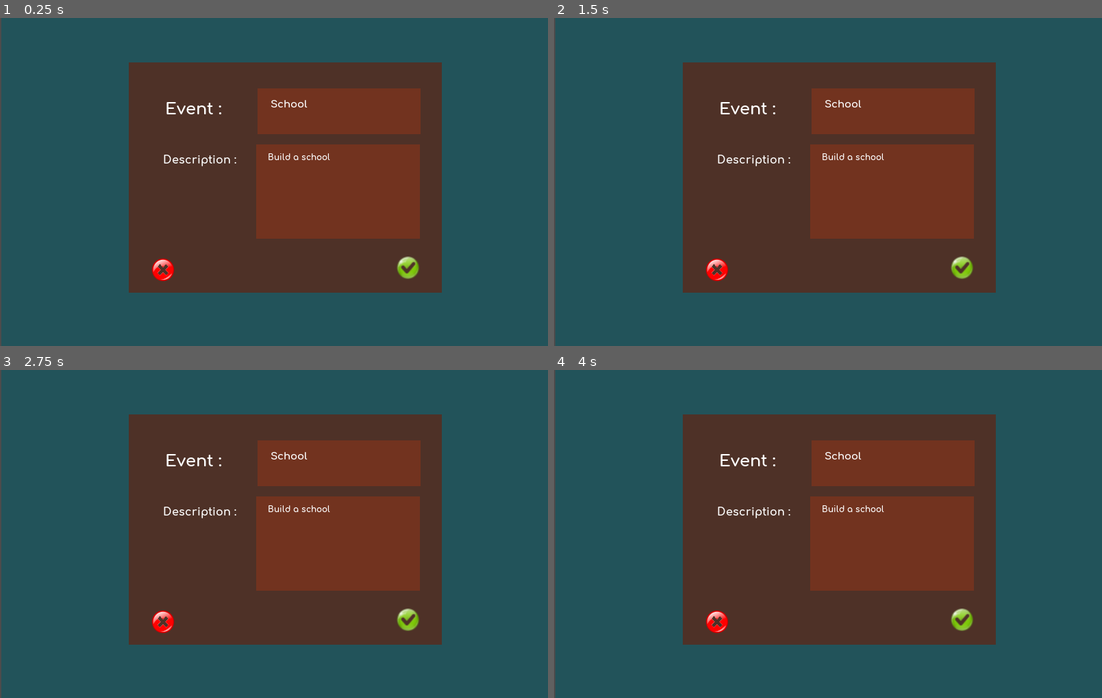
Above: before the commit, frames 1-4 (two rows, left to right).
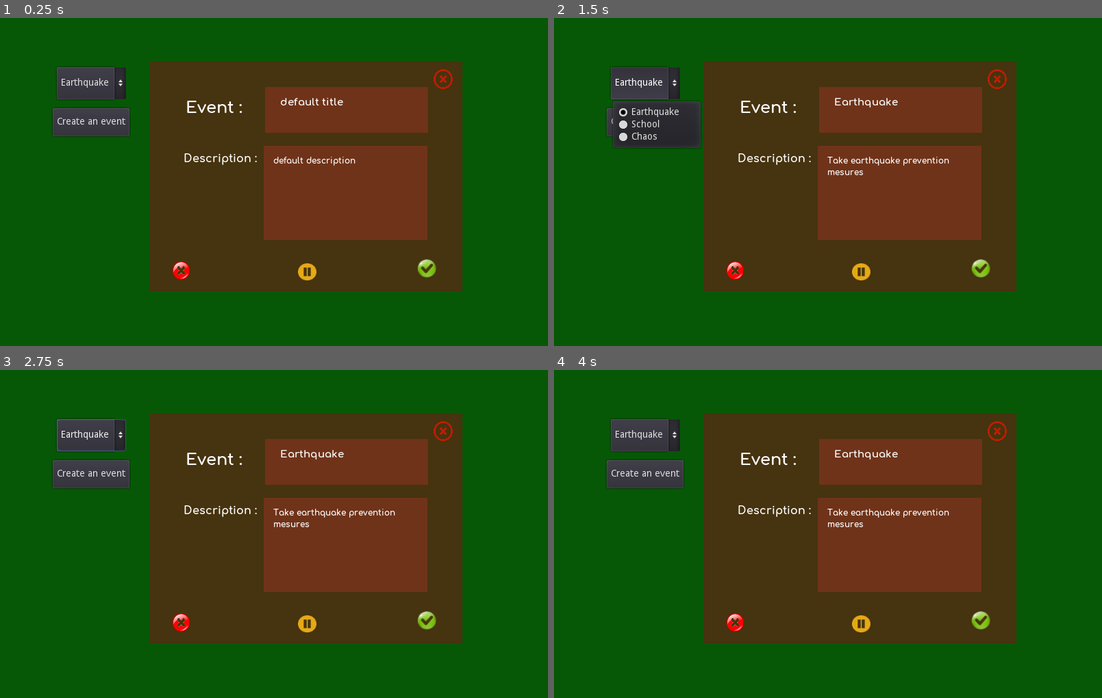
Above: after the commit, the same moments.

Repository: Speedphoenix/Mayor-of-Kanaka
Game: Godot game, scene res://scenes/MainScene.tscn
The game is run twice, just before and just after one commit, with the same random seed, the same clock (stepped at 60 frames per second) and the same inputs. Before the commit the project starts from res://scenes/EventsUI.tscn.
Inputs (mouse positions are in pixels of both pictures, inside the frame that each line leads up to; where the layout moved, square brackets give the same spot in the first picture):
- Up to frame 1 (0.25 s): no input
- Up to frame 2 (1.5 s): click (647, 122) at 0.5 s, where only the run after the commit has a clickable "Create an event"; click (647, 83) at 1.25 s, where only the run after the commit has a clickable "Earthquake"
- Up to frame 3 (2.75 s): click (306, 622) at 2.02 s
- Up to frame 4 (4 s): click (981, 619) [959, 619] at 2.75 s; click (981, 619) [959, 619] at 3.5 s

The runs differ from the first frame. In frame 1, 66% of the frame differs, in the area x 0-100%, y 0-100%; in frame 2, 66%; in frame 3, 66%; in frame 4, 66%.

Commit message:
Events debugger added
small debugging event window with closing and adding an existing event.

Diff:
--- a/project.godot
+++ b/project.godot
@@ -16,7 +16,11 @@
 [application]
 
 config/name="Mayor of Kanaka"
-run/main_scene="res://scenes/EventsUI.tscn"
+run/main_scene="res://scenes/MainScene.tscn"
+
+[autoload]
+
+Global="*res://scripts/Global.gd"
 
 [display]
 
--- /dev/null
+++ b/scenes/BarsUI.tscn
@@ -0,0 +1,24 @@
+[gd_scene load_steps=3 format=2]
+
+[ext_resource path="res://assets/bars/progression_bar_empty_default.png" type="Texture" id=1]
+[ext_resource path="res://assets/bars/progression_bar_full_default.png" type="Texture" id=2]
+
+[node name="BarsUI" type="CanvasLayer"]
+
+[node name="BarsController" type="Control" parent="."]
+__meta__ = {
+"_edit_use_anchors_": false
+}
+
+[node name="TextureProgress" type="TextureProgress" parent="BarsController"]
+margin_left = 50.0
+margin_top = 27.0
+margin_right = 278.0
+margin_bottom = 46.0
+value = 50.0
+texture_under = ExtResource( 1 )
+texture_progress = ExtResource( 2 )
+nine_patch_stretch = true
+__meta__ = {
+"_edit_use_anchors_": false
+}
--- a/scenes/EventsUI.tscn
+++ b/scenes/EventsUI.tscn
@@ -1,9 +1,11 @@
-[gd_scene load_steps=9 format=2]
+[gd_scene load_steps=11 format=2]
 
 [ext_resource path="res://assets/font/Comfortaa-Bold.ttf" type="DynamicFontData" id=1]
 [ext_resource path="res://scripts/EventsUI.gd" type="Script" id=2]
 [ext_resource path="res://assets/events/refused.png" type="Texture" id=3]
 [ext_resource path="res://assets/events/accepted.png" type="Texture" id=4]
+[ext_resource path="res://assets/events/hold.png" type="Texture" id=5]
+[ext_resource path="res://assets/events/close.png" type="Texture" id=6]
 
 [sub_resource type="DynamicFont" id=1]
 size = 24
@@ -22,36 +24,31 @@
 
 [node name="EventsUI" type="CanvasLayer"]
 script = ExtResource( 2 )
-eventID = 2
 
-[node name="BackgroundTmp" type="ColorRect" parent="."]
-margin_left = 1.5636
-margin_right = 800.564
-margin_bottom = 480.0
-color = Color( 0.0745098, 0.337255, 0.376471, 0.721569 )
+[node name="SingleEventController" type="Control" parent="."]
+margin_left = 199.179
+margin_top = 47.6758
+margin_right = 691.179
+margin_bottom = 425.676
 __meta__ = {
 "_edit_use_anchors_": false
 }
 
-[node name="SingleEventController" type="Control" parent="."]
-margin_left = 187.993
-margin_top = 65.3671
-margin_right = 645.993
-margin_bottom = 403.367
-__meta__ = {
-"_edit_group_": true,
-"_edit_use_anchors_": false
-}
-
 [node name="Background" type="ColorRect" parent="SingleEventController"]
-margin_right = 457.0
-margin_bottom = 337.0
+margin_left = 19.0703
+margin_top = 14.8325
+margin_right = 476.07
+margin_bottom = 351.832
 color = Color( 0.371094, 0.14362, 0.0753784, 0.721569 )
 __meta__ = {
 "_edit_use_anchors_": false
 }
 
 [node name="TitleController" type="Control" parent="SingleEventController"]
+margin_left = 19.0703
+margin_top = 14.8325
+margin_right = 19.0703
+margin_bottom = 14.8325
 __meta__ = {
 "_edit_use_anchors_": false
 }
@@ -71,9 +68,9 @@
 }
 
 [node name="TitleBackground" type="ColorRect" parent="SingleEventController/TitleController"]
-margin_left = 188.0
+margin_left = 169.291
 margin_top = 38.0
-margin_right = 426.0
+margin_right = 407.291
 margin_bottom = 105.0
 rect_pivot_offset = Vector2( 82.183, 114.337 )
 color = Color( 0.501961, 0.203922, 0.113725, 0.721569 )
@@ -84,10 +81,10 @@
 [node name="Title" type="Label" parent="SingleEventController/TitleController"]
 anchor_left = 0.5
 anchor_right = 0.5
-margin_left = 207.0
-margin_top = 52.0
-margin_right = 408.0
-margin_bottom = 101.0
+margin_left = 190.964
+margin_top = 51.1091
+margin_right = 391.964
+margin_bottom = 100.109
 rect_pivot_offset = Vector2( -700.5, -123 )
 custom_fonts/font = SubResource( 2 )
 text = "This is where title
@@ -98,6 +95,10 @@
 }
 
 [node name="DescriptionController" type="Control" parent="SingleEventController"]
+margin_left = 19.0703
+margin_top = 14.8325
+margin_right = 19.0703
+margin_bottom = 14.8325
 __meta__ = {
 "_edit_use_anchors_": false
 }
@@ -117,10 +118,10 @@
 }
 
 [node name="DescriptionBackground2" type="ColorRect" parent="SingleEventController/DescriptionController"]
-margin_left = 186.168
-margin_top = 120.046
-margin_right = 425.168
-margin_bottom = 258.046
+margin_left = 166.568
+margin_top = 123.61
+margin_right = 405.568
+margin_bottom = 261.61
 rect_pivot_offset = Vector2( 82.183, 114.337 )
 color = Color( 0.501961, 0.203922, 0.113725, 0.721569 )
 __meta__ = {
@@ -130,10 +131,10 @@
 [node name="Description" type="Label" parent="SingleEventController/DescriptionController"]
 anchor_left = 0.5
 anchor_right = 0.5
-margin_left = 202.668
-margin_top = 132.046
-margin_right = 391.668
-margin_bottom = 209.046
+margin_left = 181.286
+margin_top = 139.173
+margin_right = 370.286
+margin_bottom = 216.173
 rect_pivot_offset = Vector2( -700.5, -123 )
 custom_fonts/font = SubResource( 4 )
 text = "This is where description goes."
@@ -143,10 +144,10 @@
 }
 
 [node name="AcceptButton" type="TextureButton" parent="SingleEventController"]
-margin_left = 390.888
-margin_top = 284.495
-margin_right = 423.888
-margin_bottom = 317.495
+margin_left = 410.07
+margin_top = 304.832
+margin_right = 438.07
+margin_bottom = 331.832
 texture_normal = ExtResource( 4 )
 expand = true
 __meta__ = {
@@ -154,14 +155,38 @@
 }
 
 [node name="RefuseButton" type="TextureButton" parent="SingleEventController"]
-margin_left = 33.2245
-margin_top = 287.056
-margin_right = 67.2245
-margin_bottom = 320.056
+margin_left = 52.0703
+margin_top = 307.832
+margin_right = 79.0703
+margin_bottom = 334.832
 texture_normal = ExtResource( 3 )
+expand = true
+__meta__ = {
+"_edit_use_anchors_": false
+}
+
+[node name="HoldButton" type="TextureButton" parent="SingleEventController"]
+margin_left = 236.07
+margin_top = 310.832
+margin_right = 263.07
+margin_bottom = 335.832
+texture_normal = ExtResource( 5 )
+expand = true
+__meta__ = {
+"_edit_use_anchors_": false
+}
+
+[node name="CloseButton" type="TextureButton" parent="SingleEventController"]
+margin_left = 433.655
+margin_top = 26.5636
+margin_right = 461.655
+margin_bottom = 55.5636
+texture_normal = ExtResource( 6 )
 expand = true
 __meta__ = {
 "_edit_use_anchors_": false
 }
 [connection signal="pressed" from="SingleEventController/AcceptButton" to="." method="_on_AcceptButton_pressed"]
 [connection signal="pressed" from="SingleEventController/RefuseButton" to="." method="_on_RefuseButton_pressed"]
+[connection signal="pressed" from="SingleEventController/HoldButton" to="." method="_on_HoldButton_pressed"]
+[connection signal="pressed" from="SingleEventController/CloseButton" to="." method="_on_CloseButton_pressed"]
--- a/scenes/MainScene.tscn
+++ b/scenes/MainScene.tscn
@@ -1,26 +1,56 @@
 [gd_scene load_steps=4 format=2]
 
-[ext_resource path="res://assets/dummy_kanaka.png" type="Texture" id=1]
-[ext_resource path="res://scripts/DummyCity.gd" type="Script" id=2]
+[ext_resource path="res://scripts/EventController.gd" type="Script" id=1]
+[ext_resource path="res://scripts/MainScript.gd" type="Script" id=2]
+[ext_resource path="res://scenes/EventsUI.tscn" type="PackedScene" id=3]
 
-[sub_resource type="GDScript" id=1]
-script/source = "extends Node
-# this is another dummy script
+[node name="Main" type="Node2D"]
+script = ExtResource( 2 )
 
-
-func _ready():
-	pass # Replace with function body.
-"
-
-[node name="MainScene" type="Node"]
-script = SubResource( 1 )
-
-[node name="DummyCity" type="TextureRect" parent="."]
-margin_right = 800.0
-margin_bottom = 420.0
-texture = ExtResource( 1 )
-expand = true
-script = ExtResource( 2 )
+[node name="Background" type="ColorRect" parent="."]
+margin_left = -667.528
+margin_top = -651.964
+margin_right = 1622.47
+margin_bottom = 1221.04
+color = Color( 0.0313726, 0.34902, 0.027451, 1 )
 __meta__ = {
 "_edit_use_anchors_": false
 }
+
+[node name="EventsController" type="Control" parent="."]
+margin_bottom = 2.0
+script = ExtResource( 1 )
+__meta__ = {
+"_edit_use_anchors_": false
+}
+EventsUI = ExtResource( 3 )
+
+[node name="CreateEventButton" type="Button" parent="EventsController"]
+margin_left = 76.5997
+margin_top = 131.926
+margin_right = 188.6
+margin_bottom = 172.926
+text = "Create an event"
+expand_icon = true
+__meta__ = {
+"_edit_use_anchors_": false
+}
+
+[node name="EventIDSelector" type="OptionButton" parent="EventsController"]
+margin_left = 82.9457
+margin_top = 72.0
+margin_right = 183.946
+margin_bottom = 119.0
+__meta__ = {
+"_edit_use_anchors_": false
+}
+
+[node name="EventsUIController" type="Control" parent="EventsController"]
+__meta__ = {
+"_edit_use_anchors_": false
+}
+
+[node name="EventsUI" parent="EventsController/EventsUIController" instance=ExtResource( 3 )]
+[connection signal="eventChanged" from="EventsController" to="EventsController/EventsUIController/EventsUI" method="_on_eventChanged"]
+[connection signal="pressed" from="EventsController/CreateEventButton" to="EventsController" method="_on_CreateEventButton_pressed"]
+[connection signal="close" from="EventsController/EventsUIController/EventsUI" to="EventsController" method="_on_EventsUI_close"]
--- /dev/null
+++ b/scripts/EventController.gd
@@ -0,0 +1,25 @@
+extends Control
+
+signal eventChanged(eventID)
+
+export (PackedScene) var EventsUI
+
+func _ready():
+	initSelector()
+
+func _process(_delta):
+	pass
+
+func initSelector():
+	$EventIDSelector.add_item("Earthquake", 1)
+	$EventIDSelector.add_item("School", 2)
+	$EventIDSelector.add_item("Chaos", 3)
+
+func _on_CreateEventButton_pressed():
+	var eventID = $EventIDSelector.get_item_id($EventIDSelector.selected)
+	print("eventID to be printed :", eventID)
+	emit_signal("eventChanged", eventID)
+	$EventsUIController/EventsUI.get_child(0).show()
+
+func _on_EventsUI_close():
+	$EventsUIController/EventsUI.get_child(0).hide()
--- a/scripts/EventsUI.gd
+++ b/scripts/EventsUI.gd
@@ -1,45 +1,30 @@
 extends CanvasLayer
 
-export var eventID = 0
+signal close
+
+export var currentEventID = 0
 
 var previousEventID
 var currentEvent
 var events
 
 func _ready():
-	randomize()
 	previousEventID = -1
-	events = getEventsData()
+	var Global = get_node("/root/Global")
+	events = Global.events
 
-func _process(delta):
-	currentEvent = getCurrentEvent(events, eventID)
-	var currentEventID = currentEvent["id"]
+func _process(_delta):
+	currentEvent = getCurrentEvent(events, currentEventID)
 	# Refresh only if there is a new event to print
 	if (currentEventID != previousEventID):
 		printEventData()
 
-	# Once the processing for an event is done, the previous event is now equal
-	# the current one
 	previousEventID = currentEventID
 
-func getEventsData():
-	var data_file = File.new()
-	if data_file.open("res://assets/events/events.json", File.READ) != OK:
-		print("Error while loading the events file...")
-		return
-	var data_text = data_file.get_as_text()
-	data_file.close()
-	var data_parse = JSON.parse(data_text)
-	if data_parse.error != OK:
-		return
-	var data = data_parse.result
-	return data
-
-
-func getCurrentEvent(events, eventID):
-	for eventKey in events:
-		if (events[eventKey]["id"] == eventID):
-			var event = events[eventKey]
+func getCurrentEvent(allEvents, eventID):
+	for eventKey in allEvents:
+		if (allEvents[eventKey]["id"] == eventID):
+			var event = allEvents[eventKey]
 			return event
 
 	# if we did not find the event, return the default event
@@ -55,3 +40,13 @@
 
 func _on_RefuseButton_pressed():
 	print("You refused the event : ", currentEvent["title"])
+
+func _on_HoldButton_pressed():
+	print("You put on hold the event : ", currentEvent["title"])
+
+func _on_CloseButton_pressed():
+	print("You closed the event : ", currentEvent["title"])
+	emit_signal("close")
+
+func _on_eventChanged(eventID):
+	currentEventID = eventID
--- /dev/null
+++ b/scripts/Global.gd
@@ -0,0 +1,22 @@
+extends Node
+
+var events
+
+func _ready():
+	events = getEventsData()
+
+func _process(_delta):
+	pass
+
+func getEventsData():
+	var data_file = File.new()
+	if data_file.open("res://assets/events/events.json", File.READ) != OK:
+		print("Error while loading the events file...")
+		return
+	var data_text = data_file.get_as_text()
+	data_file.close()
+	var data_parse = JSON.parse(data_text)
+	if data_parse.error != OK:
+		return
+	var data = data_parse.result
+	return data
--- /dev/null
+++ b/scripts/MainScript.gd
@@ -0,0 +1,5 @@
+extends Node2D
+
+# Called when the node enters the scene tree for the first time.
+func _ready():
+	pass
Binary file added: assets/bars/progression_bar_default.png
Not shown, added: assets/bars/progression_bar_default.png.import
Binary file added: assets/bars/progression_bar_empty_default.png
Not shown, added: assets/bars/progression_bar_empty_default.png.import
Binary file added: assets/bars/progression_bar_full_default.png
Not shown, added: assets/bars/progression_bar_full_default.png.import
Binary file removed: assets/dummy_kanaka.png
Binary file added: assets/events/close.png
Not shown, added: assets/events/close.png.import
Binary file added: assets/events/hold.png
Not shown, changed: assets/events/hold.png.import
